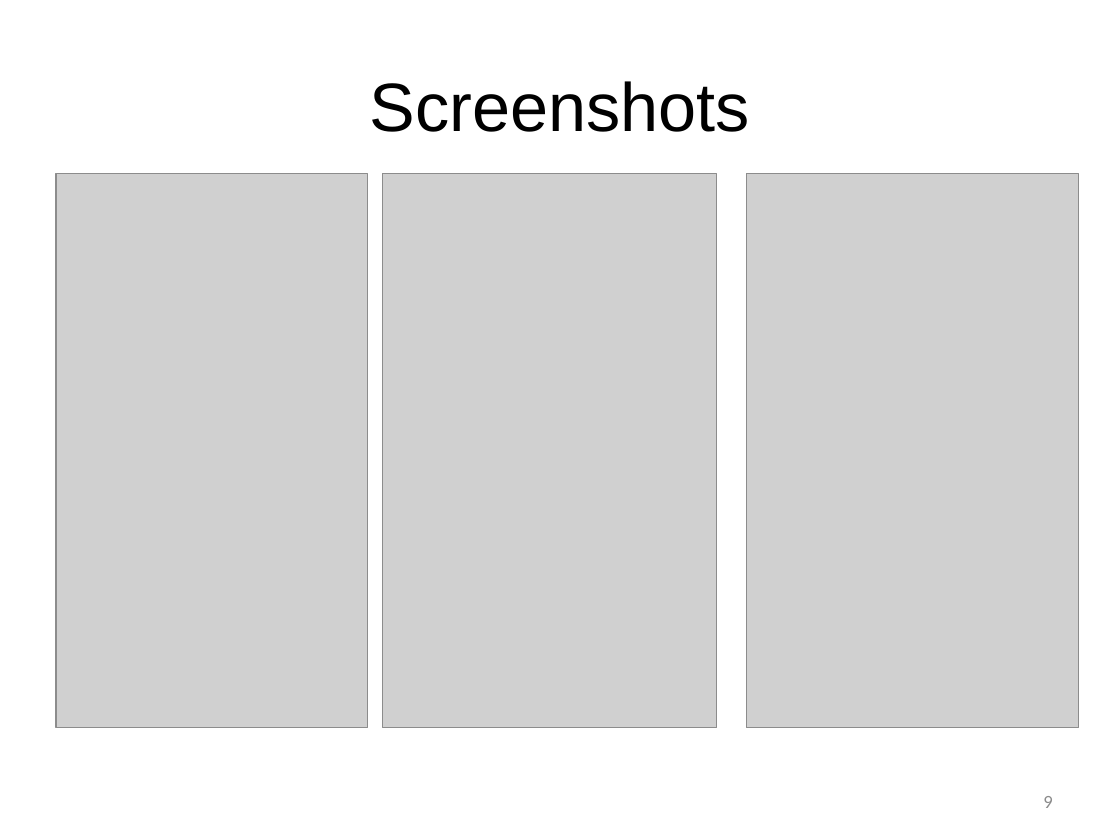
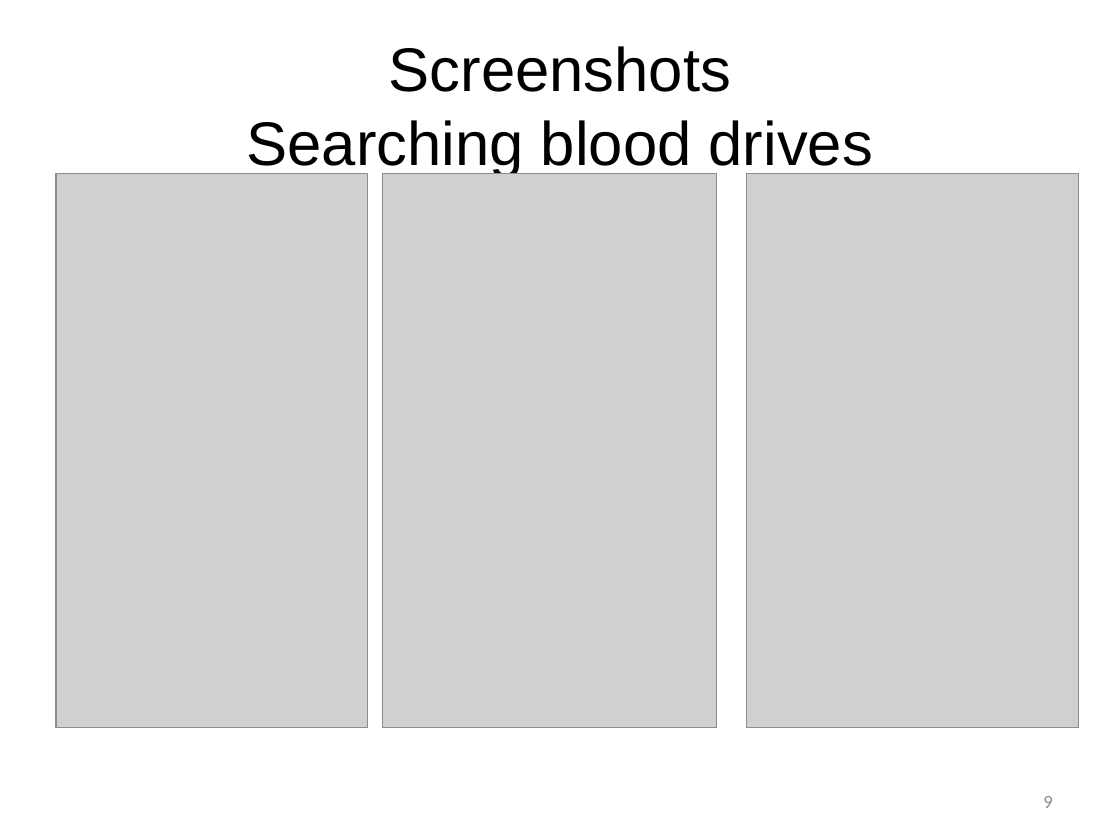
Before and after one commit to SCE-UMKC/ASESP2016_Blood-Donor_TEAM-4, a slide deck: slide 9 of ASE_ProjectCT_Presentation.pptx. Drawn at 1120x840 pixels with LibreOffice and Linux fonts; fonts in the diff are those of the drawing; grey boxes stand for pictures; background and template pictures are left out. Boxes give left, top, right and bottom in pixels: in the first picture for what was removed or moved away, otherwise in the second. Text is boxed around its words. In the diff, an @@ line names an element or a change of style, - is before the commit and + after.

```diff
--- a/ASE_ProjectCT_Presentation.pptx
+++ b/ASE_ProjectCT_Presentation.pptx
@@ title at [247, 46, 873, 176]: text changed; size 44 to 39.6 pt @@
-Screenshots
+Screenshots
+Searching blood drives
```
Also in this commit, not shown: 4 other slides changed, 1 slide added, 5 other files.
